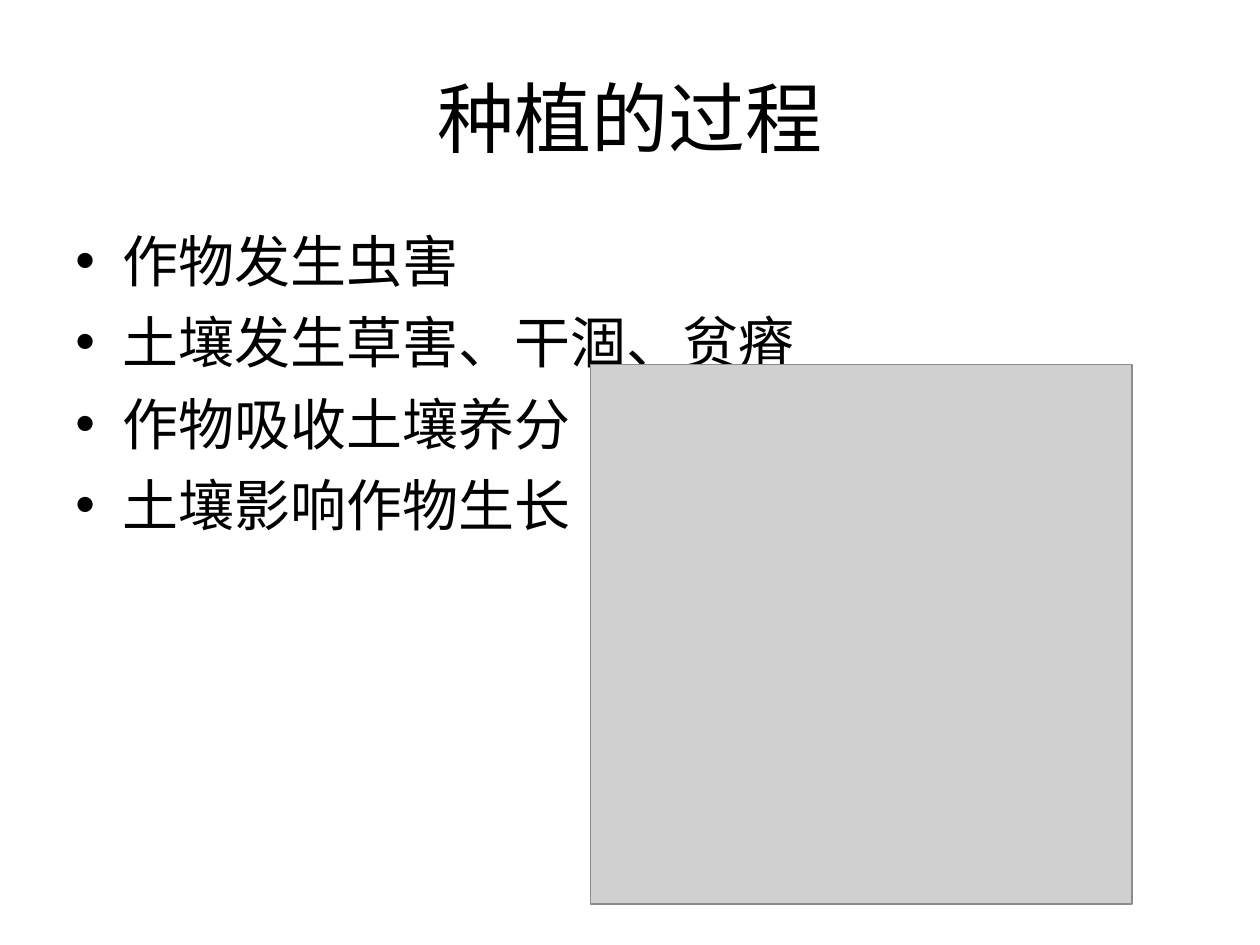
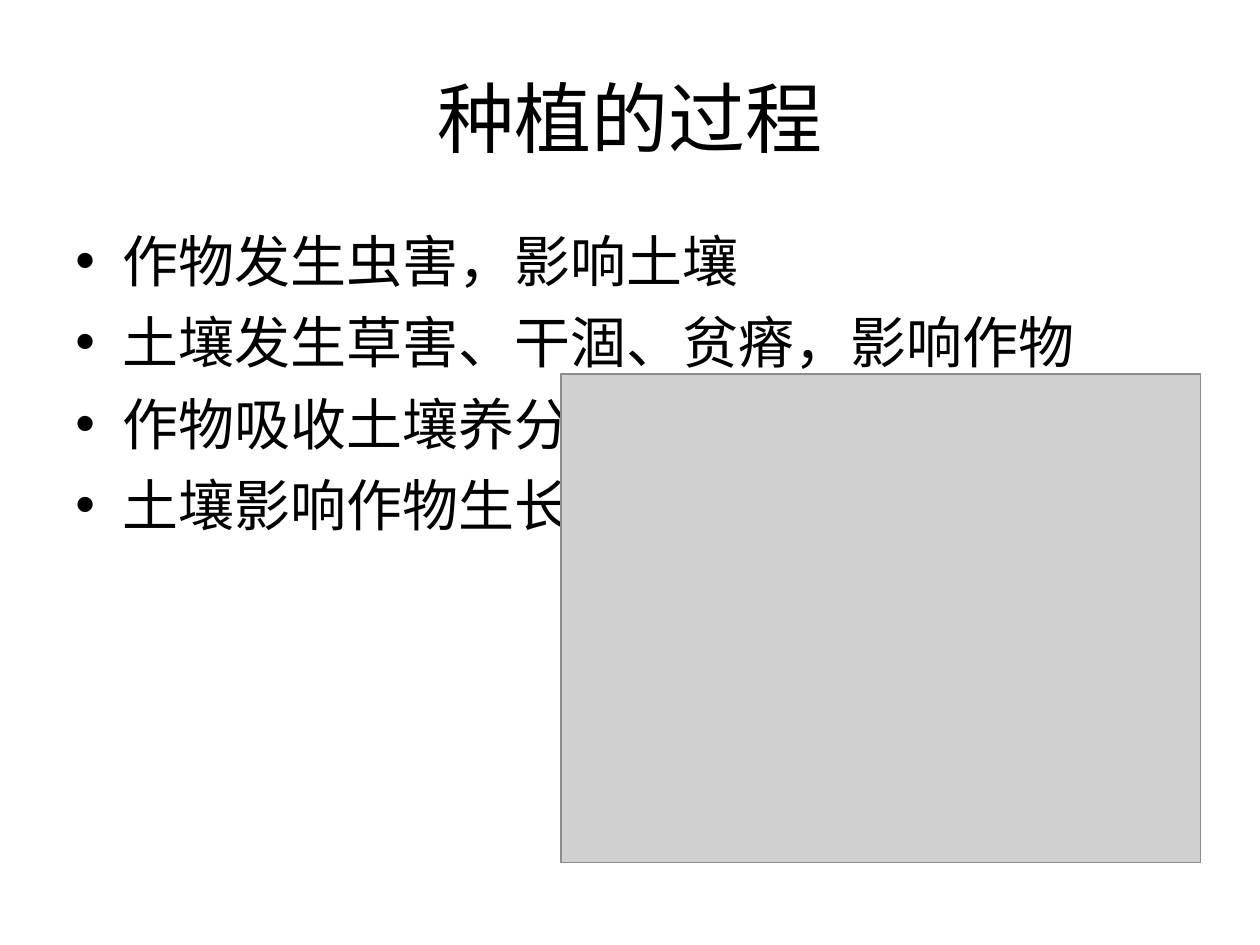
Before and after one commit to sativa/graduate2011, a slide deck: slide 8 of 策划/策划.ppt (slide 7 before the commit). Drawn at 1260x945 pixels with LibreOffice and Linux fonts; fonts in the diff are those of the drawing; grey boxes stand for pictures. Boxes give left, top, right and bottom in pixels: in the first picture for what was removed or moved away, otherwise in the second. Text is boxed around its words. In the diff, an @@ line names an element or a change of style, - is before the commit and + after.

```diff
--- a/策划/策划.ppt
+++ b/策划/策划.ppt
@@ text at (123, 234, 1075, 378): text changed @@
-• 作物发生虫害
-• 土壤发生草害、干涸、贫瘠
+• 作物发生虫害，影响土壤
+• 土壤发生草害、干涸、贫瘠，影响作物
@@ picture: place and size @@
-picture at (591, 364, 1133, 903)
+picture at (561, 374, 1201, 862)
```
Also in this commit, not shown: 6 other slides changed, 7 slides added, 2 slides removed, 2 other files.
